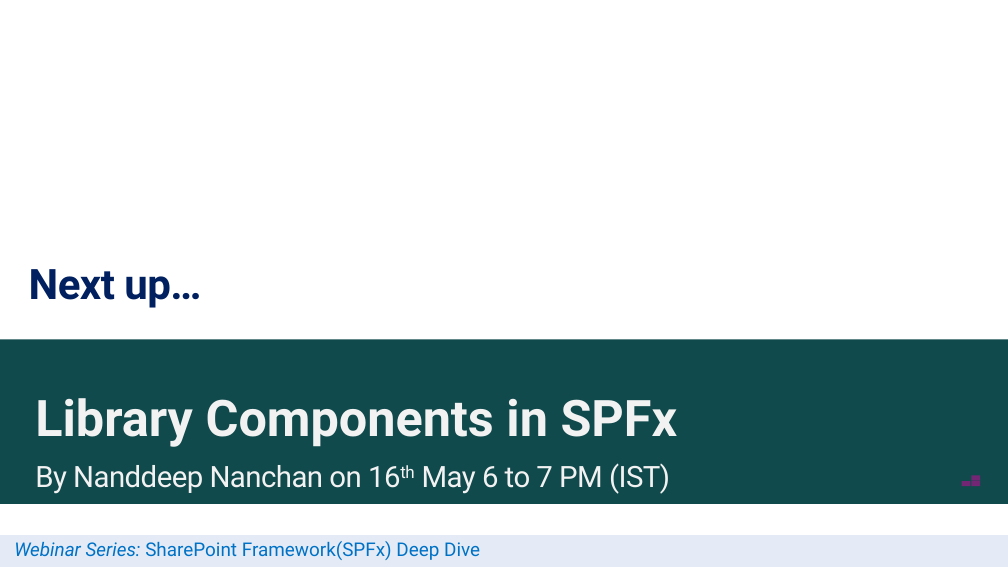
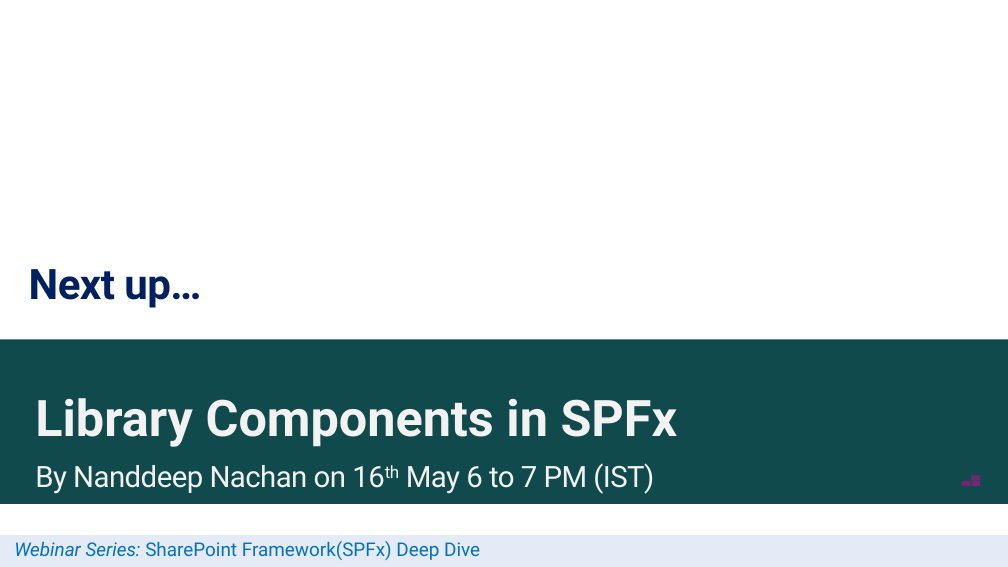
Before and after one commit to nanddeepn/code-samples, a slide deck: slide 19 of SPFx/Getting Started Slides/12. PnP Controls for SPFx - Siddharth Vaghasia.pptx. Drawn at 1008x567 pixels with LibreOffice and Linux fonts; fonts in the diff are those of the drawing; background and template pictures are left out. Boxes give left, top, right and bottom in pixels: in the first picture for what was removed or moved away, otherwise in the second. Text is boxed around its words. In the diff, an @@ line names an element or a change of style, - is before the commit and + after.

Commit message:
Added webinar slide

```diff
--- a/SPFx/Getting Started Slides/12. PnP Controls for SPFx - Siddharth Vaghasia.pptx
+++ b/SPFx/Getting Started Slides/12. PnP Controls for SPFx - Siddharth Vaghasia.pptx
@@ subtitle at (35,463,654,494): text changed @@
-By Nanddeep Nanchan on 16th May 6 to 7 PM (IST)
+By Nanddeep Nachan on 16th May 6 to 7 PM (IST)
```
